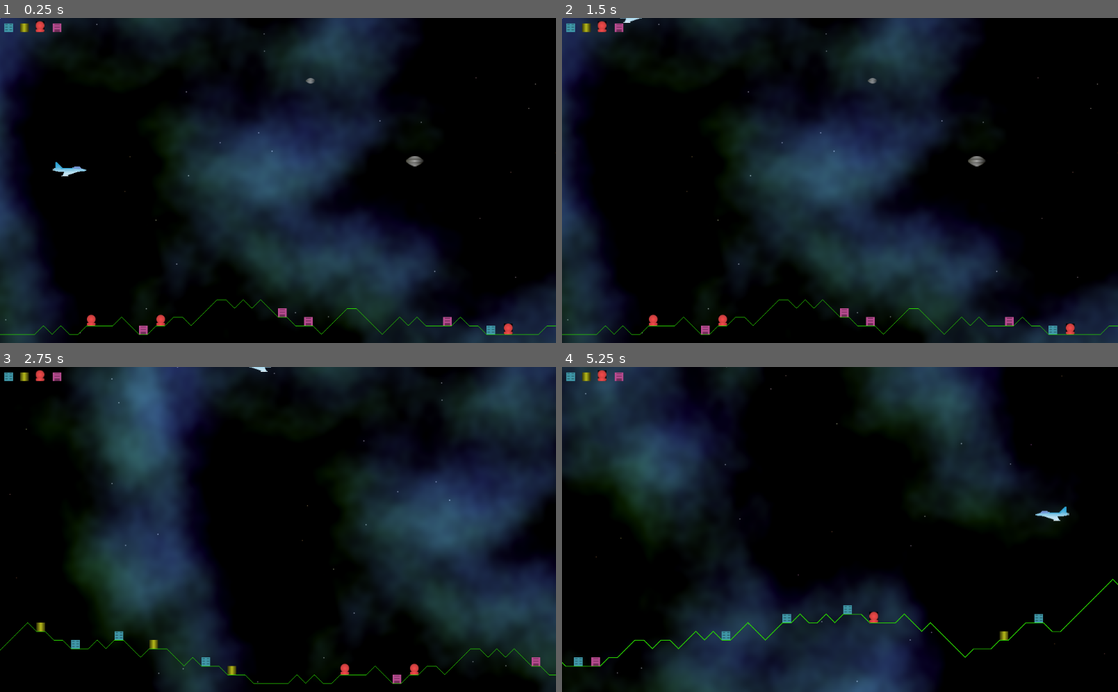
Above: before the commit, frames 1-4 (two rows, left to right).
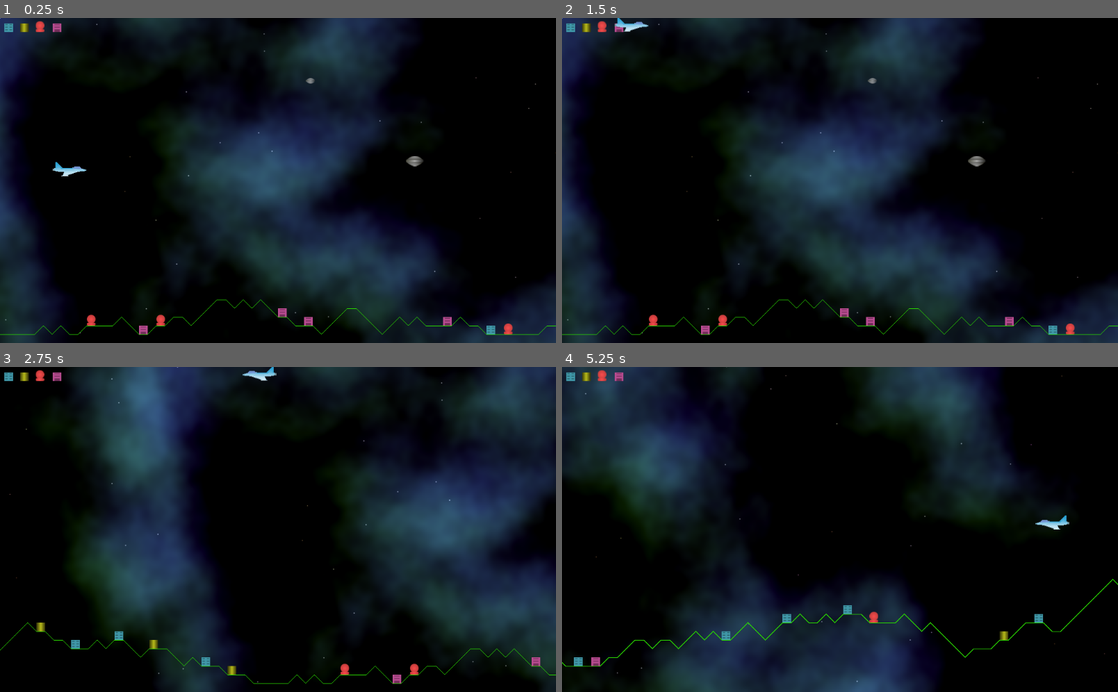
Above: after the commit, the same moments.

Repository: andrew-wilkes/godotia
Game: Godot game, scene res://Main.tscn
Same seed, same stepped clock (60 frames per second), same inputs: the game is played once before the commit and once after it. The engine's default icon, where the game draws it, is replaced by a stand-in: a white triangle on a blue panel in a dark square.
Inputs:
- Up to frame 1 (0.25 s): no input
- Up to frame 2 (1.5 s): tap Enter at 0.5 s; hold Up (ui_up) from 0.53 s (still down)
- Up to frame 3 (2.75 s): tap Space at 2 s; release Up (ui_up) at 2.03 s; hold Left (ui_left) from 2.03 s (still down)
- Up to frame 4 (5.25 s): release Left (ui_left) at 3.53 s; hold Down (ui_down) 3.53-4.28 s; hold Right (ui_right) 4.28-5.03 s; hold Up (ui_up) from 5.03 s (still down)

The runs differ from the first frame. In frame 1, less than 0.1% of the frame differs, in the area x 6-93%, y 1-97%; in frame 2, 0.2%; in frame 3, 0.1%; in frame 4, 0.3%, in the area x 6-92%, y 1-79%.

Commit message:
Add TOP_LEVEL, don't stretch sky width, add gas tank alpha

Diff:
--- a/Main.gd
+++ b/Main.gd
@@ -4,6 +4,7 @@
 const MAX_SPEED = THRUST # Same number re-use, saves editing later maybe?
 const PLAYER_SPEED = Vector2(THRUST, THRUST)
 const PLAYER_MARGIN = 128
+const TOP_LEVEL = 14
 
 enum { LEFT, RIGHT }
 
@@ -49,7 +50,7 @@
 		speed = clamp(speed + THRUST * delta, -MAX_SPEED, MAX_SPEED)
 	if Input.is_action_pressed("ui_right"):
 		speed = clamp(speed - THRUST * delta, -MAX_SPEED, MAX_SPEED)
-	if Input.is_action_pressed("ui_up") and player.position.y > 0:
+	if Input.is_action_pressed("ui_up") and player.position.y > TOP_LEVEL:
 		player.position.y -= PLAYER_SPEED.y * delta
 	if Input.is_action_pressed("ui_down") and player.position.y < terrain.base_level:
 		player.position.y += PLAYER_SPEED.y * delta
--- a/Sky.gd
+++ b/Sky.gd
@@ -10,7 +10,7 @@
 
 func _resize():
 	var size = get_viewport_rect().size
-	rect_size =size * Vector2(2.0, 1.0)
+	rect_size = size
 	material.set_shader_param("viewport_size", size)
 
 
Binary file changed: textures/structures/gas-tank.png
